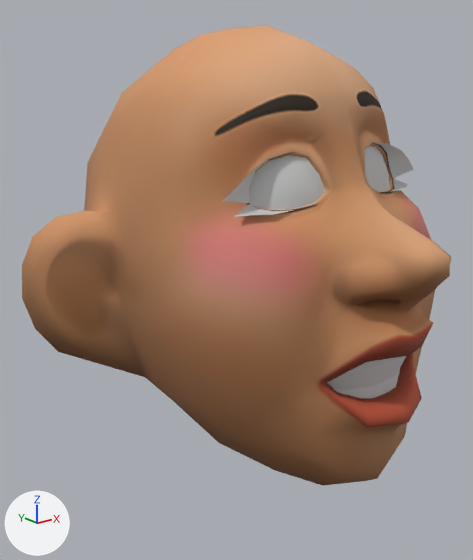
A saved change to the FBX model Assets/ToonPeople/animations/F_jump.FBX.
Both versions are drawn from a camera (50 mm lens) standing at (-0.246, -0.289, 1.954) and looking at (-0.003, 0.014, 1.832). The axes (+X, +Y, +Z) are drawn at lower left. The lights are the same throughout. Both versions are drawn at frame 9 of the action 'Take 001'; the numbers are the values there. The bones that change are drawn over the model as lines.

In view in the first picture: 'HEAD'.
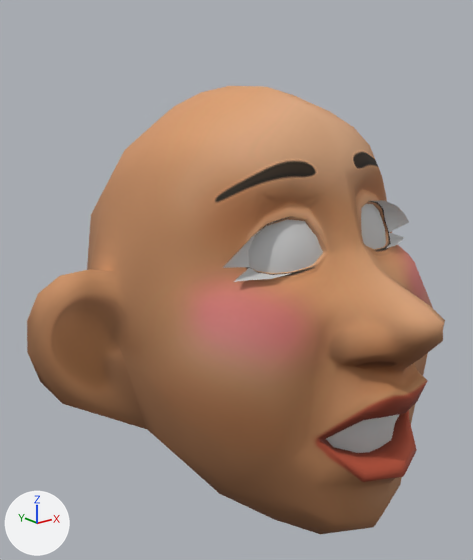
Location of each change, (x1, y1, x2, y2) in pixels of the pictures (473 x 560 px):
'HEAD', posed
    before: (22, 26, 451, 486)
    after: (27, 86, 445, 534)

What the commit changed:
Bone 'ROOT' (bone_root) moves from (0.0, 0.0, 0.0) to (0.0, 34.9, 0.0).
Bone 'TP' (bone_tp) moves from (1.6, -0.9, 37.3) to (1.6, 1.1, -0.8).
